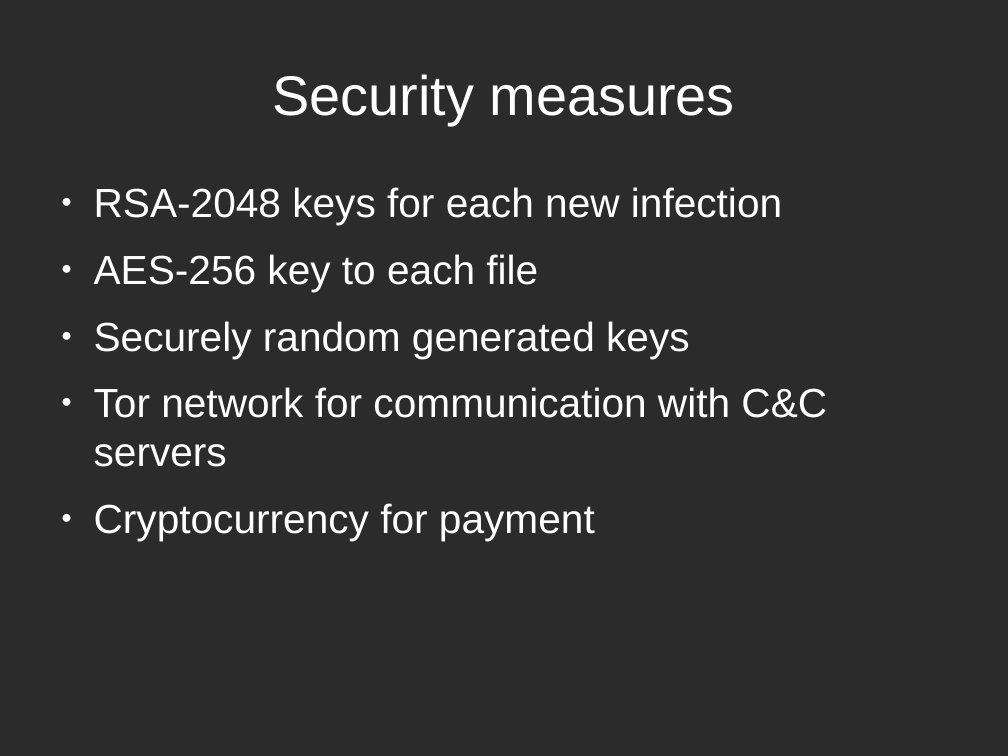
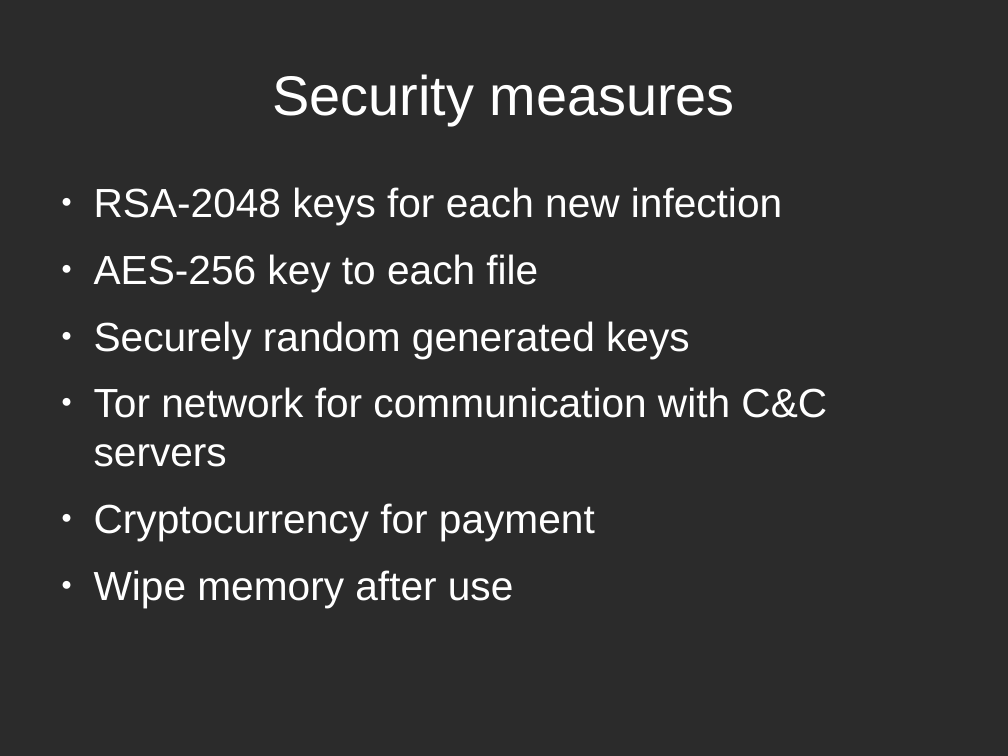
Before and after one commit to tarcisio-marinho/GonnaCry, a slide deck: slide 4 of Python/talk/na_beira_do_rio.odp. Drawn at 1008x756 pixels with LibreOffice and Linux fonts; fonts in the diff are those of the drawing; background and template pictures are left out; a plain dark background stands for a picture behind light text. Boxes give left, top, right and bottom in pixels: in the first picture for what was removed or moved away, otherwise in the second. Text is boxed around its words. In the diff, an @@ line names an element or a change of style, - is before the commit and + after.

```diff
--- a/Python/talk/na_beira_do_rio.odp
+++ b/Python/talk/na_beira_do_rio.odp
@@ text at bbox=[94, 570, 514, 607]: paragraph added @@
+● Wipe memory after use
```
Also in this commit, not shown: 2 other slides changed, 2 slides added, 1 slide removed, 1 other file.
